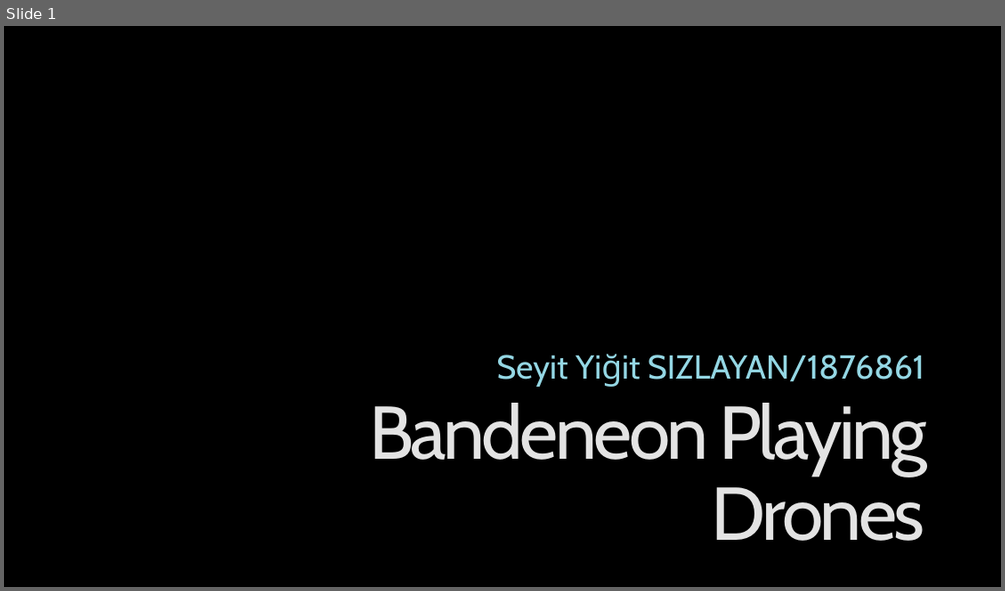
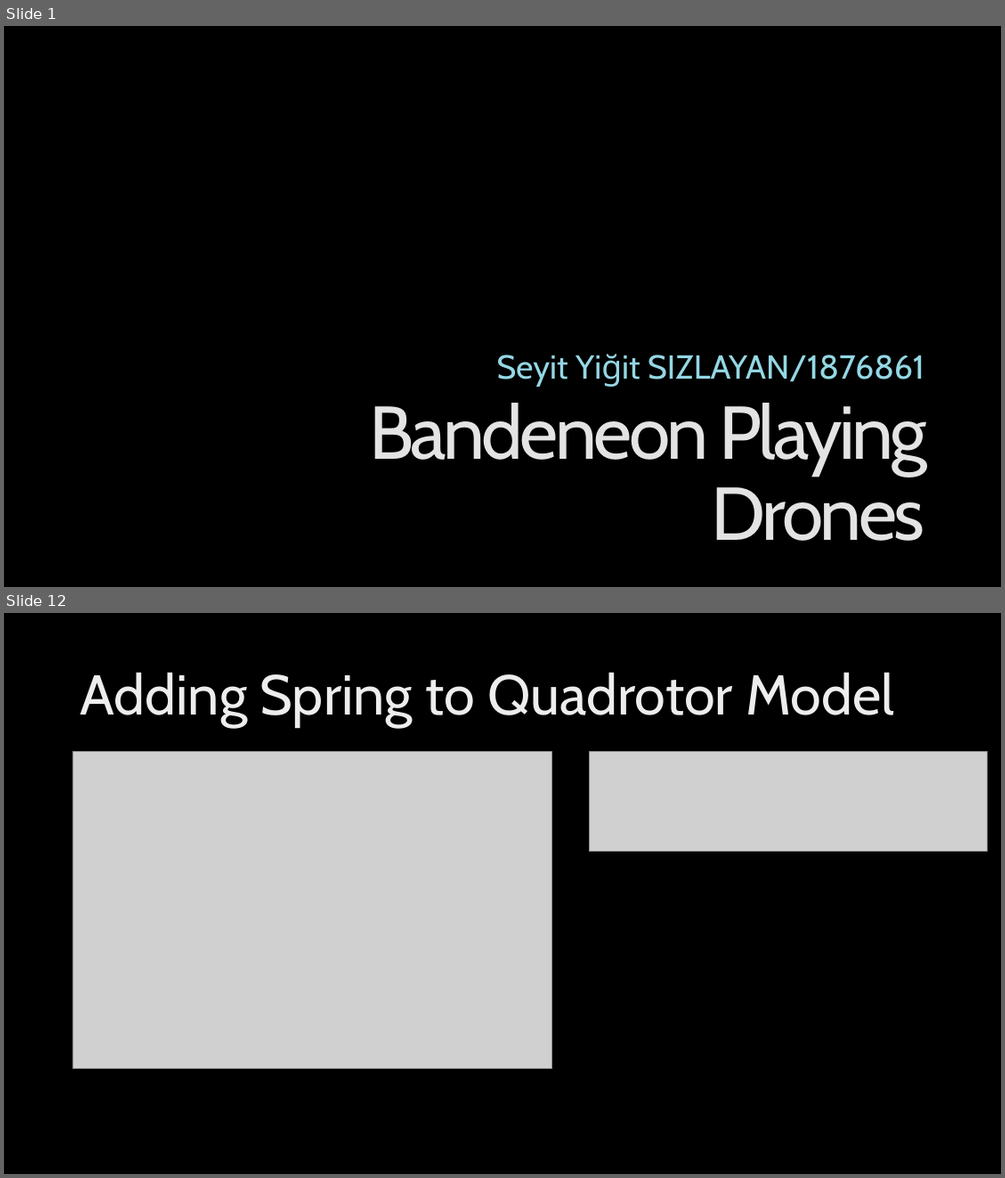
Before and after one commit to sysizlayan/Bandeneon-Playing-Drones-on-Vrep, a slide deck: Bandeneon Playing Drones.pptx. Shown one above the other, each under a label of ours: slide 1 before the commit, slides 1 and 12 after it; the slides between them are not shown. The pictures are 1005x591 and 1005x1178 pixels, drawn with LibreOffice and Linux fonts; fonts in the diff are those of the drawing; grey boxes stand for pictures; background and template pictures are left out. Boxes give left, top, right and bottom in pixels: in the first picture for what was removed or moved away, otherwise in the second. Text is boxed around its words. In the diff, an @@ line names an element or a change of style, - is before the commit and + after.

```diff
--- a/Bandeneon Playing Drones.pptx
+++ b/Bandeneon Playing Drones.pptx
@@ slide 12 added at box(4, 613, 1001, 1174), background picture (left out) @@
@@ title added at box(80, 672, 894, 728), 54 pt, text gradient #BFBFBF to #EDEDED to #FFFFFF @@
+Adding Spring to Quadrotor Model
@@ picture added at box(73, 751, 552, 1069) @@
@@ picture added at box(590, 751, 987, 852) @@
```
Also in this commit, not shown: 18 other slides added, 8 other files.
